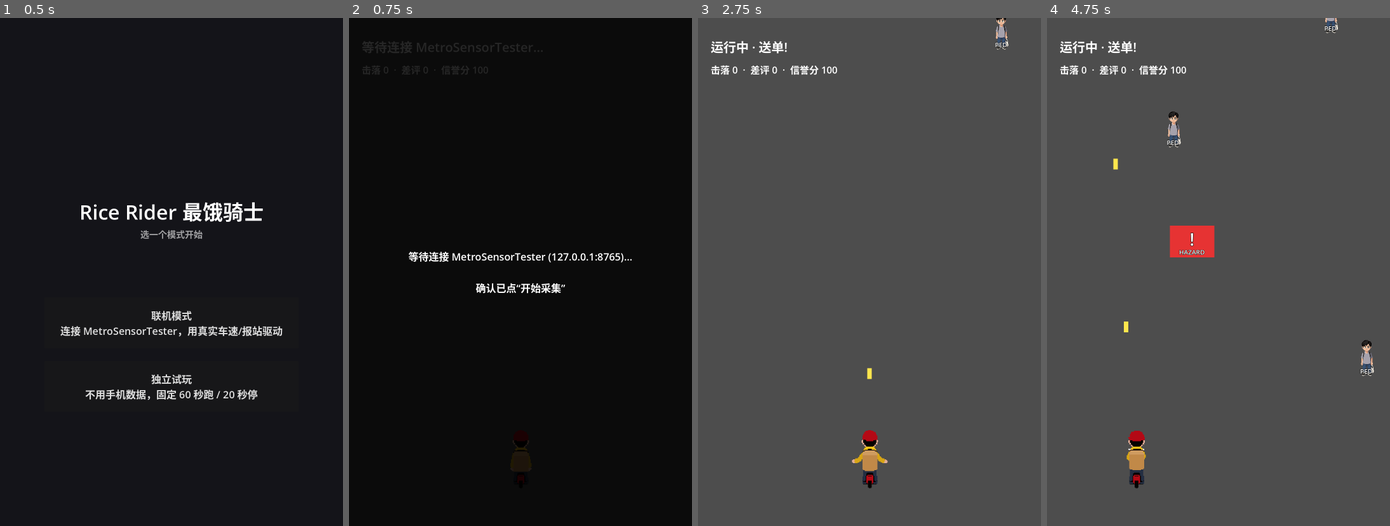
Above: before the commit, frames 1-4 (left to right).
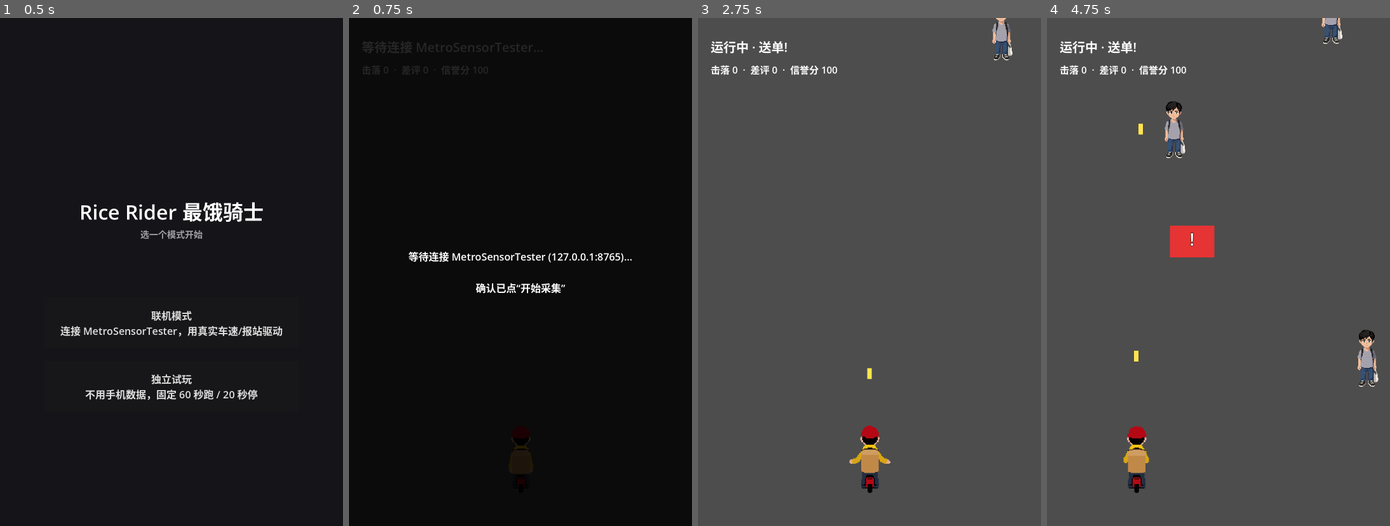
Above: after the commit, the same moments.

Repository: RadiumP/MetroSensorTester
Game: Godot game, scene res://Menu.tscn
The game is run twice, just before and just after one commit, with the same random seed, the same clock (stepped at 60 frames per second) and the same inputs.
Inputs (mouse positions are in pixels of both pictures, inside the frame that each line leads up to):
- Up to frame 1 (0.5 s): no input
- Up to frame 2 (0.75 s): click "联机模式 连接 MetroSensorTester，用真实…" at 0.5 s
- Up to frame 3 (2.75 s): tap Enter at 1.25 s; move the mouse to (944, 246) at 1.27 s; click (944, 246) at 1.42 s; tap Space at 2 s; drag from (800, 297) to (852, 373) at 2.02 s
- Up to frame 4 (4.75 s): move the mouse to (1252, 160) at 2.77 s; click (1252, 160) at 2.92 s; drag from (1201, 373) to (1115, 195) at 3.52 s; move the mouse to (1321, 348) at 4.27 s; click (1321, 348) at 4.42 s

Frame 1 is identical in both runs. In frame 2, less than 0.1% of the frame differs, in the area x 47-53%, y 82-92%; in frame 3, 0.7%; in frame 4, 1.6%, in the area x 19-97%, y 0-94%.

Commit message:
update size

Diff:
--- a/godot-link-test/Game.gd
+++ b/godot-link-test/Game.gd
@@ -48,11 +48,12 @@
 
 # 玩家美术相对判定框宽度的放大倍数。判定框（PLAYER_SIZE）本身不变（不影响和
 # 敌人的碰撞手感），只是贴图画得比判定框大一圈，看着更醒目、更像个正经角色。
-@export var player_visual_scale: float = 1.9
-
-# 敌人美术相对各自判定框宽度的放大倍数，道理跟玩家那个一样。
-@export var ped_visual_scale: float = 1.6
-@export var rider_visual_scale: float = 1.5
+@export var player_visual_scale: float = 2.2
+
+# 行人/骑手美术统一按这个绝对像素宽度画，而不是各自按判定框比例缩放——两者
+# 判定框大小本来就不一样（行人 90 宽，骑手 140 宽），照各自比例缩就会一个明显
+# 比另一个小；直接给个共同目标宽度，两种敌人看起来才是同一个体格量级。
+@export var enemy_char_visual_width: float = 230.0
 
 enum GameState { WAITING, CALIBRATING, RACE, STATION, SUMMARY }
 enum EnemyType { HAZARD, PEDESTRIAN, RIDER }
@@ -68,13 +69,6 @@
 const ENEMY_BULLET_SPEED := 480.0     # px/sec，向下
 const RIDER_FIRE_INTERVAL_MIN := 1.0
 const RIDER_FIRE_INTERVAL_MAX := 1.7
-
-# 占位美术阶段先用英文短标签认清楚方块是什么，正式美术替换掉色块之后可以去掉。
-const ENEMY_LABEL := {
-	EnemyType.HAZARD: "HAZARD",
-	EnemyType.PEDESTRIAN: "PED",
-	EnemyType.RIDER: "RIDER",
-}
 
 # 三选一卡池：花生米/肥宅水是武器升级，后三张是延续 v0.1 的防御类卡片。
 # 后续要扩到"辣条鞭""奶茶炸弹"等主动技能，先把数值骨架跑通。
@@ -111,8 +105,9 @@
 var current_intensity := 0.0
 var current_hazard_chance := 0.0
 
-# 武器状态（三选一升级会改这几个数）
-var fire_interval := 0.45
+# 武器状态（三选一升级会改这几个数）。初始射速调慢一点（间隔从 0.45s 提到
+# 0.65s），不然一开局就跟机枪似的，清场太轻松，后面靠"花生米连发"卡片慢慢升上去。
+var fire_interval := 0.65
 var bullet_count := 1
 var bullet_damage := 1
 
@@ -435,10 +430,8 @@
 	match type:
 		EnemyType.PEDESTRIAN:
 			_build_pedestrian_visual(container, size)
-			_add_center_label(container, ENEMY_LABEL[type], size.y * 0.82, size.y * 0.18)
 		EnemyType.RIDER:
 			_build_rider_visual(container, size)
-			_add_center_label(container, ENEMY_LABEL[type], size.y * 0.86, size.y * 0.14)
 		EnemyType.HAZARD:
 			_build_hazard_visual(container, size)
 	return container
@@ -489,7 +482,7 @@
 	sprite.animation = "walk"
 	sprite.play("walk")
 	var tex_width: float = float(sprite.sprite_frames.get_frame_texture("walk", 0).get_width())
-	var scale_factor: float = (size.x * ped_visual_scale) / tex_width
+	var scale_factor: float = enemy_char_visual_width / tex_width
 	sprite.scale = Vector2(scale_factor, scale_factor)
 	sprite.position = size * 0.5  # AnimatedSprite2D 锚点在中心，摆在判定框正中间
 	container.add_child(sprite)
@@ -506,7 +499,7 @@
 			sprite.play("idle")
 	)
 	var tex_width: float = float(sprite.sprite_frames.get_frame_texture("idle", 0).get_width())
-	var scale_factor: float = (size.x * rider_visual_scale) / tex_width
+	var scale_factor: float = enemy_char_visual_width / tex_width
 	sprite.scale = Vector2(scale_factor, scale_factor)
 	sprite.position = size * 0.5
 	container.add_child(sprite)
@@ -531,23 +524,6 @@
 	bang.add_theme_color_override("font_outline_color", Color(0, 0, 0))
 	bang.add_theme_constant_override("outline_size", 5)
 	container.add_child(bang)
-
-	_add_center_label(container, ENEMY_LABEL[EnemyType.HAZARD], size.y * 0.68, size.y * 0.3)
-
-
-func _add_center_label(container: Control, text: String, label_top: float = 0.0, label_height: float = -1.0) -> void:
-	var label := Label.new()
-	label.text = text
-	label.position = Vector2(0.0, label_top)
-	label.size = Vector2(container.size.x, label_height if label_height > 0.0 else container.size.y - label_top)
-	label.horizontal_alignment = HORIZONTAL_ALIGNMENT_CENTER
-	label.vertical_alignment = VERTICAL_ALIGNMENT_CENTER
-	label.mouse_filter = Control.MOUSE_FILTER_IGNORE
-	label.add_theme_font_size_override("font_size", 20)
-	label.add_theme_color_override("font_color", Color(1, 1, 1))
-	label.add_theme_color_override("font_outline_color", Color(0, 0, 0))
-	label.add_theme_constant_override("outline_size", 4)
-	container.add_child(label)
 
 
 func _update_enemies(delta: float, speed: float) -> void:
@@ -749,7 +725,7 @@
 	speed_multiplier = 1.0
 	shield_charges = 0
 	hazard_chance_multiplier = 1.0
-	fire_interval = 0.45
+	fire_interval = 0.65
 	bullet_count = 1
 	bullet_damage = 1
 	player_x = play_area_width * 0.5
